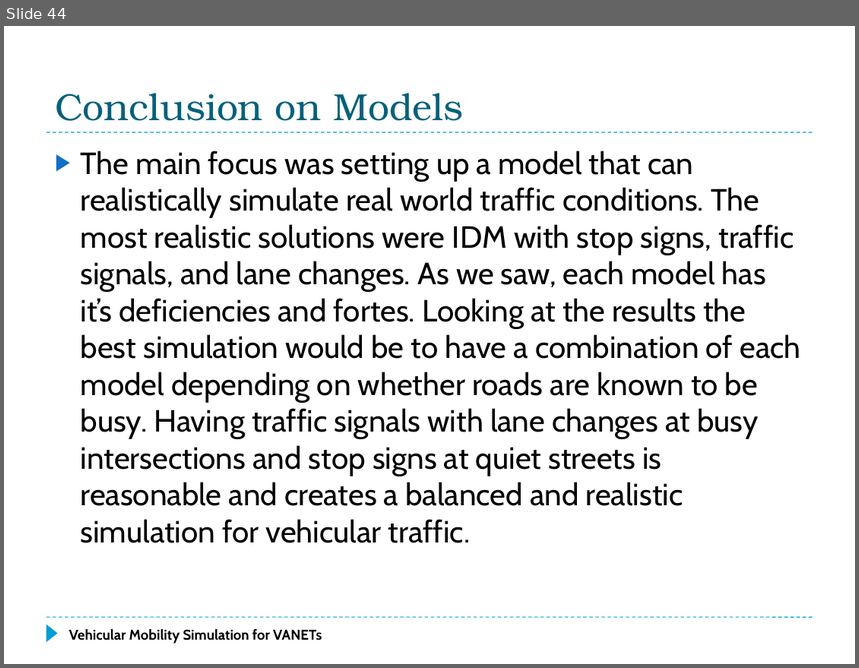
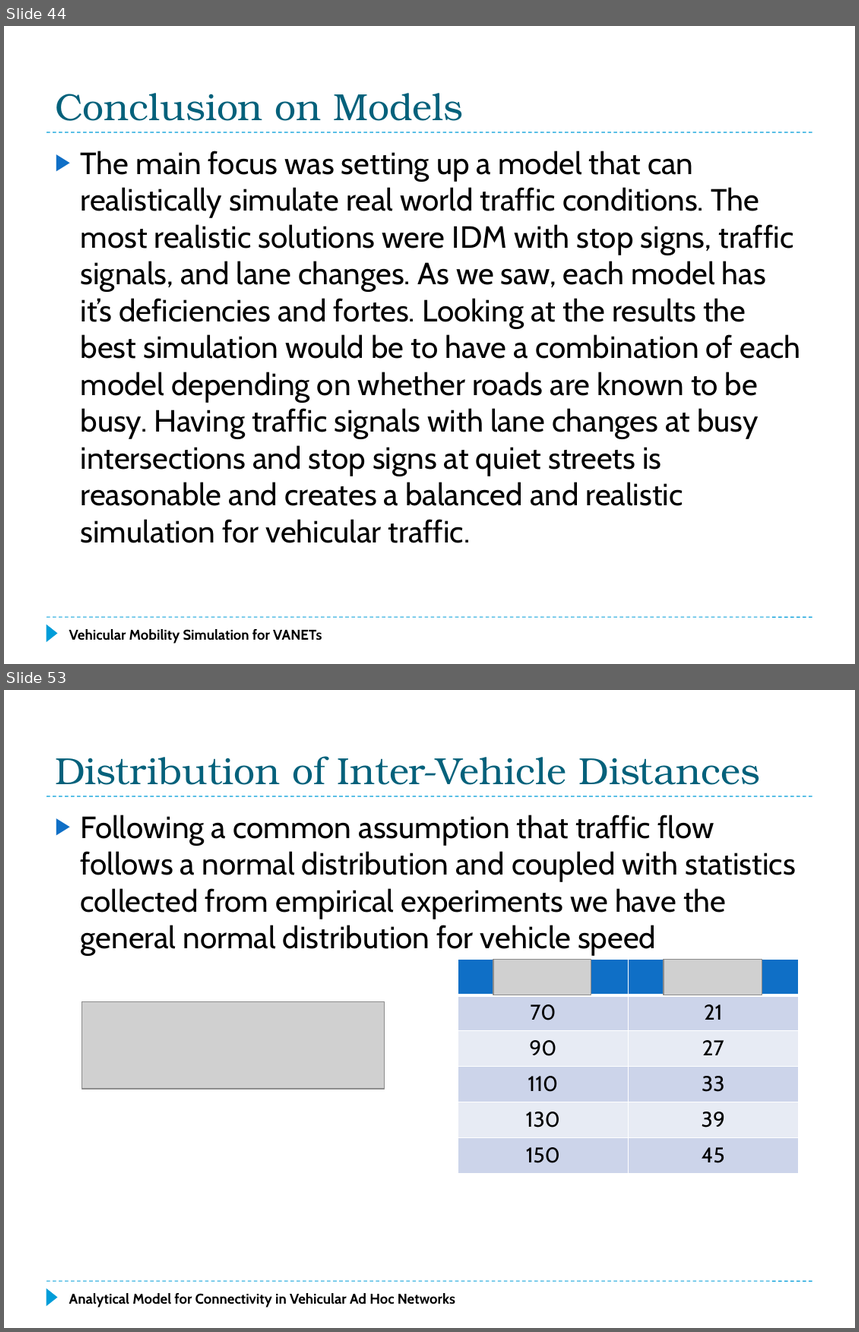
Before and after one commit to f33losopher/EEMaster_VANET, a slide deck: VANET_Felix.pptx. Shown one above the other, each under a label of ours: slide 44 before the commit, slides 44 and 53 after it; the slides between them are not shown. The pictures are 859x668 and 859x1332 pixels, drawn with LibreOffice and Linux fonts; fonts in the diff are those of the drawing; grey boxes stand for pictures. Boxes give left, top, right and bottom in pixels: in the first picture for what was removed or moved away, otherwise in the second. Text is boxed around its words. In the diff, an @@ line names an element or a change of style, - is before the commit and + after.

```diff
--- a/VANET_Felix.pptx
+++ b/VANET_Felix.pptx
@@ slide 53 added at [4,690,855,1328], background #FFFFFF; not listed: 3 template elements that a slide beside it also shows @@
@@ title added at [55,756,760,785], 32 pt, text #04617B @@
+Distribution of Inter-Vehicle Distances
@@ text added at [81,815,796,956], 26 pt, text #000000 @@
+▶ Following a common assumption that traffic flow follows a normal distribution and coupled with statistics collected from empirical experiments we have the general normal distribution for vehicle speed
@@ table added at [458,960,798,1174], 6 rows, 2 columns @@
+ | 
+70 | 21
+90 | 27
+110 | 33
+130 | 39
+150 | 45
@@ picture added at [493,960,591,996] @@
@@ picture added at [664,960,762,996] @@
@@ picture added at [82,1002,385,1089] @@
@@ text added at [69,1293,455,1308], 12 pt, text #000000, bold @@
+Analytical Model for Connectivity in Vehicular Ad Hoc Networks
```
Also in this commit, not shown: 1 slide changed, 16 other slides added, 1 other file.
